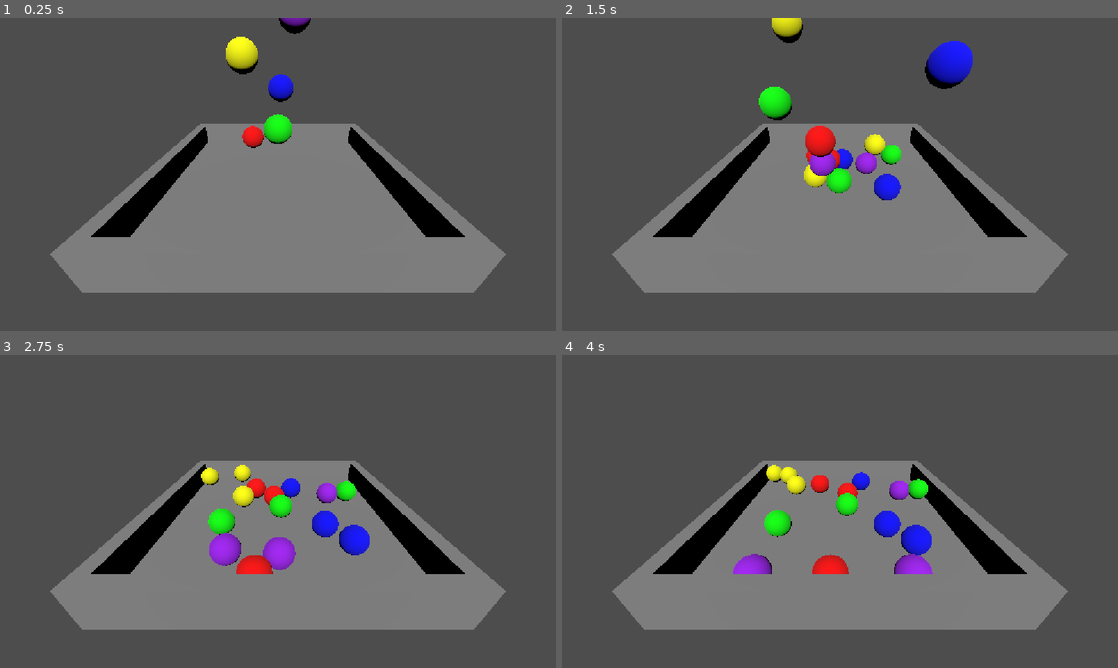
Above: before the commit, frames 1-4 (two rows, left to right).
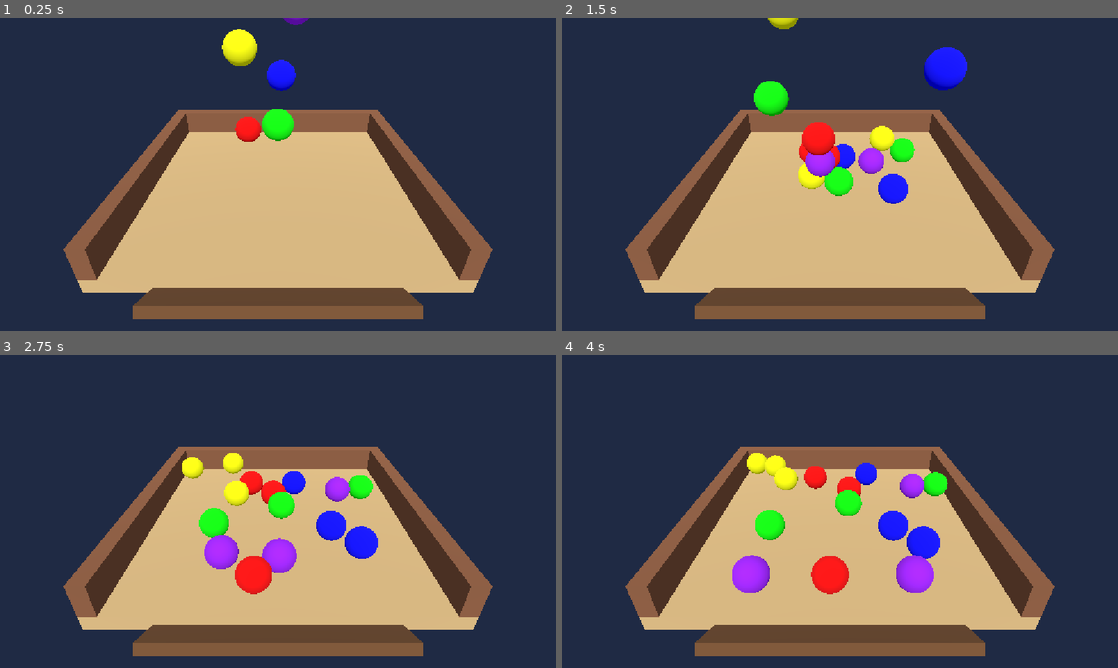
Above: after the commit, the same moments.

Repository: Sivush/DesertProject
Game: Godot game, scene res://1stScene.tscn
The game is run twice, just before and just after one commit, with the same random seed, the same clock (stepped at 60 frames per second) and the same inputs.
Inputs (mouse positions are in pixels of both pictures, inside the frame that each line leads up to):
- Up to frame 1 (0.25 s): no input
- Up to frame 2 (1.5 s): move the mouse to (962, 158) at 0.52 s; click (962, 158) at 0.67 s; move the mouse to (728, 190) at 1.27 s; click (728, 190) at 1.42 s
- Up to frame 3 (2.75 s): move the mouse to (333, 442) at 2.02 s; click (333, 442) at 2.17 s
- Up to frame 4 (4 s): move the mouse to (812, 574) at 2.77 s; click (812, 574) at 2.92 s; move the mouse to (1006, 558) at 3.52 s; click (1006, 558) at 3.67 s

The runs differ from the first frame. In frame 1, 99% of the frame differs, in the area x 0-100%, y 0-100%; in frame 2, 99%; in frame 3, 99%; in frame 4, 99%.

Commit message:
2

Diff:
--- a/1stScene.tscn
+++ b/1stScene.tscn
@@ -2,6 +2,16 @@
 
 [ext_resource type="Script" uid="uid://djoo8ykhimp1p" path="res://main.gd" id="1_wx3qt"]
 [ext_resource type="Script" uid="uid://p7e0e034dfhj" path="res://shelf.gd" id="2_p1gr0"]
+
+[sub_resource type="StandardMaterial3D" id="StandardMaterial3D_board"]
+albedo_color = Color(0.45, 0.3, 0.18, 1)
+
+[sub_resource type="BoxMesh" id="BoxMesh_board"]
+material = SubResource("StandardMaterial3D_board")
+size = Vector3(4.2, 0.2, 0.7)
+
+[sub_resource type="StandardMaterial3D" id="StandardMaterial3D_p1gr0"]
+albedo_color = Color(0.8509804, 0.7137255, 0.47843137, 1)
 
 [sub_resource type="BoxMesh" id="BoxMesh_wx3qt"]
 size = Vector3(10, 0.5, 10)
@@ -9,18 +19,32 @@
 [sub_resource type="BoxShape3D" id="BoxShape3D_p1gr0"]
 size = Vector3(10, 0.5, 10)
 
+[sub_resource type="StandardMaterial3D" id="StandardMaterial3D_walls"]
+albedo_color = Color(0.549, 0.353, 0.235, 1)
+
 [sub_resource type="BoxMesh" id="BoxMesh_3owqy"]
+material = SubResource("StandardMaterial3D_walls")
 size = Vector3(10, 1, 0.5)
 
 [sub_resource type="BoxShape3D" id="BoxShape3D_8upip"]
 size = Vector3(10, 1, 0.5)
 
+[sub_resource type="Environment" id="Environment_3owqy"]
+ambient_light_source = 2
+ambient_light_color = Color(0.6901961, 0.72156864, 0.8156863, 1)
+ambient_light_energy = 0.6
+
 [node name="Node3D" type="Node3D" unique_id=1722285795]
 script = ExtResource("1_wx3qt")
 
 [node name="Camera3D" type="Camera3D" parent="." unique_id=1333913846]
-transform = Transform3D(1, 0, 0, 0, 0.8660254, 0.5, 0, -0.5, 0.8660254, 0, 5, 8)
+transform = Transform3D(1, 0, 0, 0, 0.8660254, 0.5, 0, -0.5, 0.8660254, 0, 6.5, 10.6)
 current = true
+fov = 52.0
+
+[node name="ShelfBoard" type="MeshInstance3D" parent="Camera3D" unique_id=1973157805]
+transform = Transform3D(1, 0, 0, 0, 1, 0, 0, 0, 1, 0, -2, -5)
+mesh = SubResource("BoxMesh_board")
 
 [node name="DirectionalLight3D" type="DirectionalLight3D" parent="." unique_id=850913009]
 transform = Transform3D(1, 0, 0, 0, 0.70710677, 0.70710677, 0, -0.70710677, 0.70710677, 0, 0, 0)
@@ -28,6 +52,7 @@
 [node name="StaticBody3D" type="StaticBody3D" parent="." unique_id=955902174]
 
 [node name="MeshInstance3D" type="MeshInstance3D" parent="StaticBody3D" unique_id=1935463391]
+material_override = SubResource("StandardMaterial3D_p1gr0")
 mesh = SubResource("BoxMesh_wx3qt")
 
 [node name="CollisionShape3D" type="CollisionShape3D" parent="StaticBody3D" unique_id=1094040194]
@@ -37,6 +62,7 @@
 transform = Transform3D(1, 0, 0, 0, 1, 0, 0, 0, 1, 0, 0.75, 4.75)
 
 [node name="MeshInstance3D" type="MeshInstance3D" parent="Wall" unique_id=892283168]
+visible = false
 mesh = SubResource("BoxMesh_3owqy")
 
 [node name="CollisionShape3D" type="CollisionShape3D" parent="Wall" unique_id=512124651]
@@ -84,3 +110,6 @@
 theme_override_font_sizes/font_size = 56
 horizontal_alignment = 1
 vertical_alignment = 1
+
+[node name="WorldEnvironment" type="WorldEnvironment" parent="." unique_id=206982866]
+environment = SubResource("Environment_3owqy")
--- a/project.godot
+++ b/project.godot
@@ -28,3 +28,4 @@
 
 rendering_device/driver.windows="d3d12"
 renderer/rendering_method="mobile"
+environment/defaults/default_clear_color=Color(0.12156863, 0.16470589, 0.26666668, 1)
--- a/shelf.gd
+++ b/shelf.gd
@@ -4,6 +4,10 @@
 signal triple_removed
 
 const SLOT_COUNT = 7
+
+const SLOT_SPACING = 0.55
+const SLOT_Y = -1.7
+const SLOT_DEPTH = -5.0
 
 var items = []
 var busy = false
@@ -16,7 +20,7 @@
 
 func slot_position(index):
 	var camera = get_viewport().get_camera_3d()
-	var local_pos = Vector3((index - 3) * 0.55, -1.6, -3)
+	var local_pos = Vector3((index - 3) * SLOT_SPACING, SLOT_Y, SLOT_DEPTH)
 	return camera.global_transform * local_pos
 
 func add_item(item):
